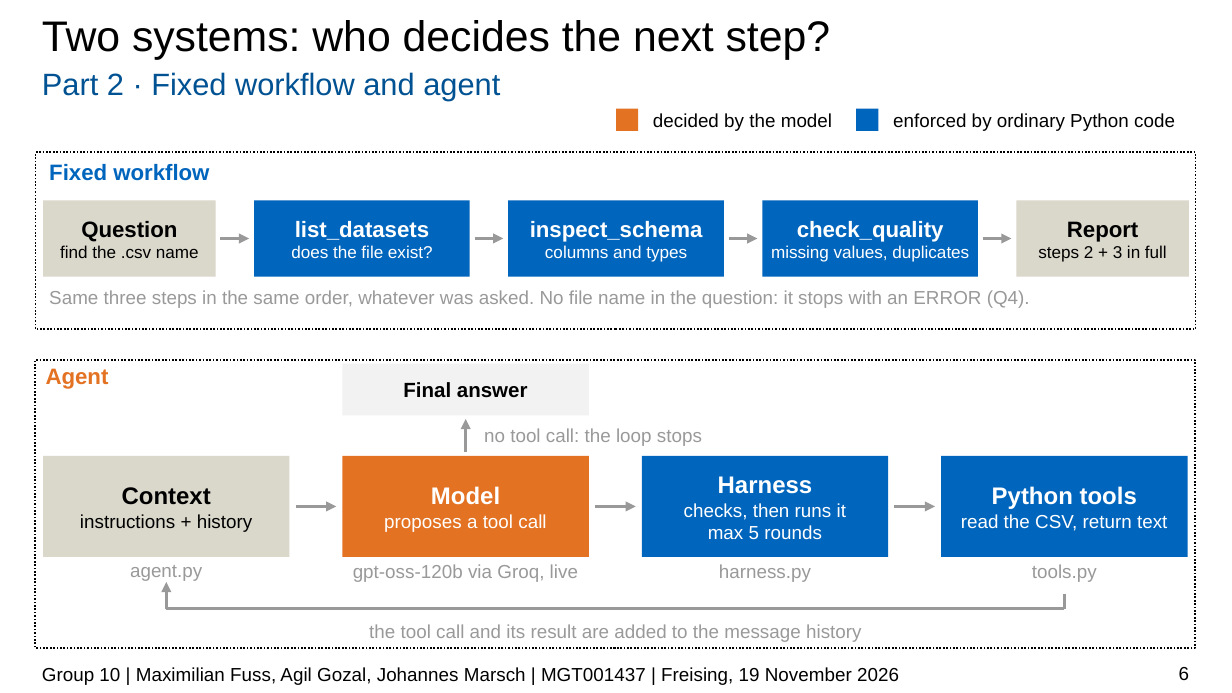
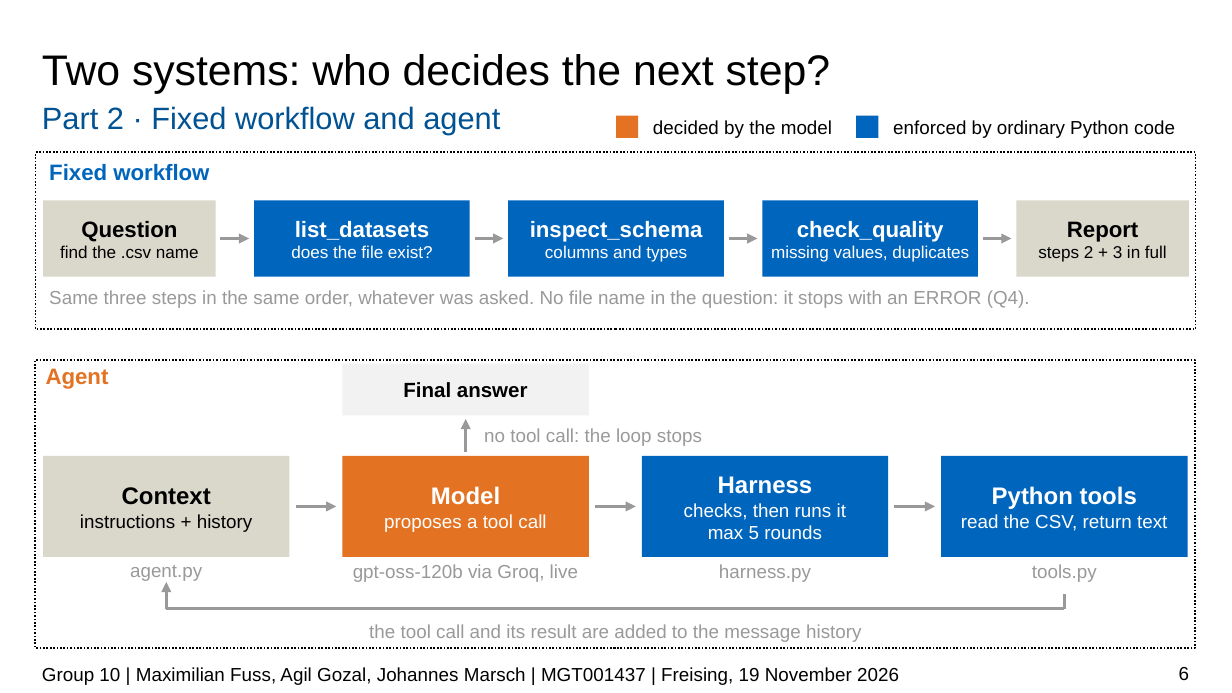
Before and after one commit to JPMarsch/Python_Group_10, a slide deck: slide 6 of presentation/G10_presentation.pptx. Drawn at 1232x693 pixels with LibreOffice and Linux fonts; fonts in the diff are those of the drawing; background and template pictures are left out. Boxes give left, top, right and bottom in pixels: in the first picture for what was removed or moved away, otherwise in the second. Text is boxed around its words. In the diff, an @@ line names an element or a change of style, - is before the commit and + after.

```diff
--- a/presentation/G10_presentation.pptx
+++ b/presentation/G10_presentation.pptx
@@ title "Two systems: who decides the ...": place and size @@
-title "Two systems: who decides the ..." at (42,20,831,60)
+title "Two systems: who decides the ..." at (42,54,831,94)
@@ text "Part 2 · Fixed workflow ...": place and size @@
-text "Part 2 · Fixed workflow ..." at (42,72,500,101)
+text "Part 2 · Fixed workflow ..." at (42,106,500,135)
@@ rectangle: place and size @@
-rectangle at (616,108,638,131)
+rectangle at (616,116,638,138)
@@ text "decided by the model": place and size @@
-text "decided by the model" at (653,113,832,131)
+text "decided by the model" at (653,120,832,138)
@@ rectangle: place and size @@
-rectangle at (856,108,878,131)
+rectangle at (856,116,878,138)
@@ text "enforced by ordinary Python code": place and size @@
-text "enforced by ordinary Python code" at (893,113,1175,131)
+text "enforced by ordinary Python code" at (893,120,1175,138)
```
Also in this commit, not shown: 1 other slide changed, 1 slide added.
